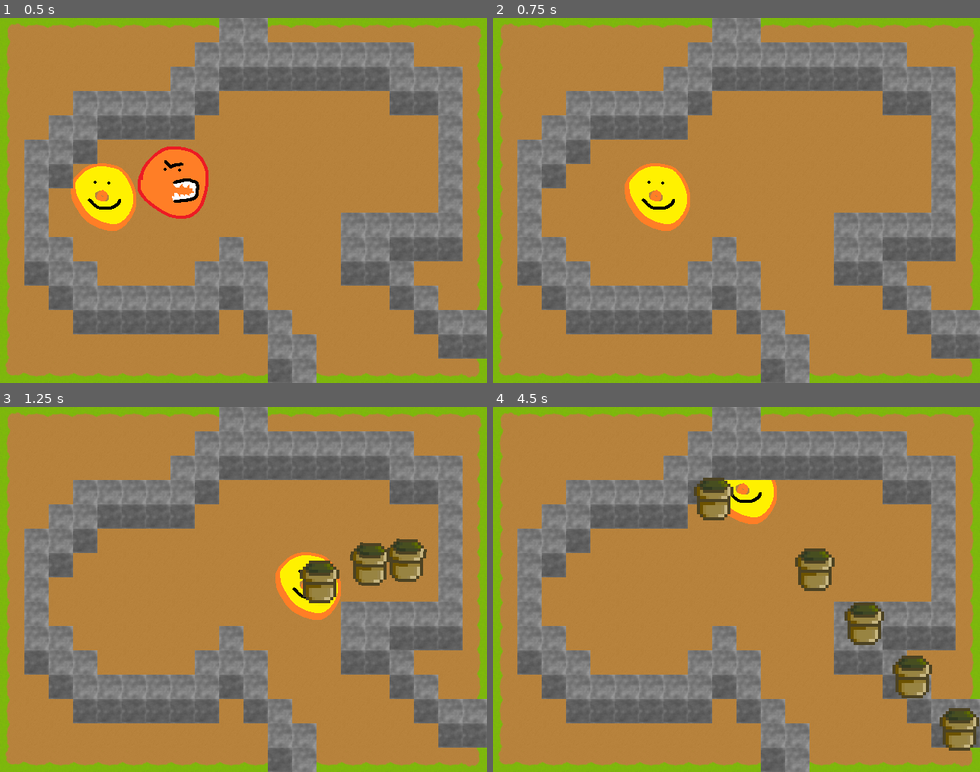
Above: before the commit, frames 1-4 (two rows, left to right).
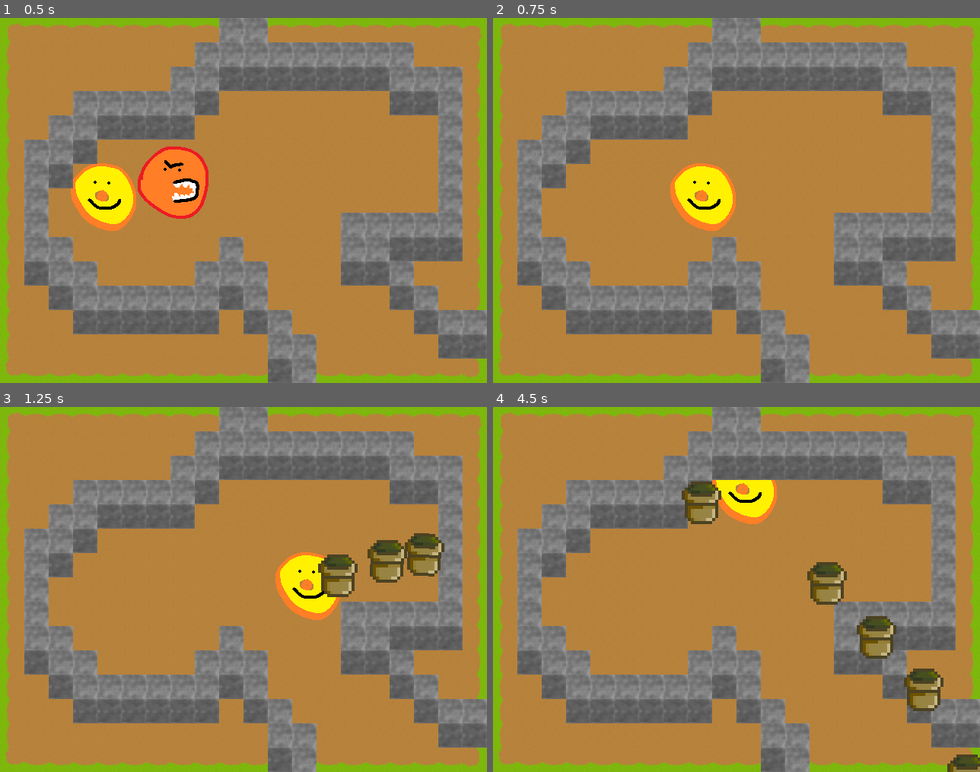
Above: after the commit, the same moments.

Repository: CyborgSquirrel/bepis-mula
Game: Godot game, scene res://Scenes/main.tscn
Two runs of this game, one before a commit and one after it. Both use one fixed random seed, a clock stepped at 60 frames per second and the inputs below.
Inputs (mouse positions are in pixels of both pictures, inside the frame that each line leads up to):
- Up to frame 1 (0.5 s): no input
- Up to frame 2 (0.75 s): move the mouse to (843, 182) at 0.52 s; press the mouse at (843, 182) at 0.53 s; hold D (char_right) from 0.53 s (still down)
- Up to frame 3 (1.25 s): keep holding D (char_right)
- Up to frame 4 (4.5 s): move the mouse to (639, 607) at 1.27 s; release D (char_right) at 1.28 s; release the mouse at (639, 607) at 1.28 s; hold S (char_down) 1.28-2.03 s; click (639, 607) at 1.35 s; move the mouse to (785, 509) at 2.02 s; press the mouse at (785, 509) at 2.03 s; hold D (char_right) 2.03-2.78 s; move the mouse to (712, 662) at 2.77 s; release the mouse at (712, 662) at 2.78 s; hold W (char_up) 2.78-3.53 s; click (712, 662) at 2.85 s; move the mouse to (882, 644) at 3.52 s; press the mouse at (882, 644) at 3.53 s; hold A (char_left) from 3.53 s (still down); move the mouse to (590, 534) at 4.27 s; release the mouse at (590, 534) at 4.28 s; click (590, 534) at 4.35 s

Frame 1 is identical in both runs. In frame 2, 3.3% of the frame differs, in the area x 27-50%, y 39-59%; in frame 3, 2.9%; in frame 4, 5.2%, in the area x 38-100%, y 19-100%.

Commit message:
Prettified shooting

Diff:
--- a/Mini Scenes/player.tscn
+++ b/Mini Scenes/player.tscn
@@ -8,7 +8,7 @@
 custom_solver_bias = 0.0
 radius = 46.0
 
-[node name="Player" type="KinematicBody2D"]
+[node name="Player" type="KinematicBody2D" index="0"]
 
 position = Vector2( 32, 32 )
 input_pickable = false
@@ -32,3 +32,12 @@
 position = Vector2( 2, 0 )
 shape = SubResource( 1 )
 _sections_unfolded = [ "Transform" ]
+
+[node name="Timer" type="Timer" parent="." index="2"]
+
+process_mode = 1
+wait_time = 0.2
+one_shot = true
+autostart = false
+
+[connection signal="timeout" from="Timer" to="." method="_on_Timer_timeout"]
--- a/Scenes/main.tscn
+++ b/Scenes/main.tscn
@@ -5,7 +5,7 @@
 [ext_resource path="res://Mini Scenes/enemy.tscn" type="PackedScene" id=3]
 [ext_resource path="res://Mini Scenes/Foreground.res" type="TileSet" id=4]
 
-[node name="Game" type="Node2D" index="0"]
+[node name="Game" type="Node2D"]
 
 __meta__ = {
 "_edit_lock_": true
--- a/Scripts/Player.gd
+++ b/Scripts/Player.gd
@@ -6,30 +6,18 @@
 # VARIABLES
 const SPEED = 20
 const SHOOT_DELAY = 0.2
+#TODO: move this to pot.gd
 const POT_SPEED = 500
 
-var can_shoot = null
-var timer = null
-
+var can_shoot = true
 
 func _ready():
 	set_physics_process(true)
 	root = get_tree().get_root().get_node("Game")
 
-	can_shoot = false
-
-	# TIMER INITIALIZATION
-	timer = Timer.new()
-	timer.set_one_shot(true)
-	timer.set_wait_time(SHOOT_DELAY)
-	timer.connect("timeout", self, "on_timeout_complete")
-	add_child(timer)
-	timer.start()
-
 # If timer stopped
-func on_timeout_complete():
+func _on_Timer_timeout():
 	can_shoot = true
-
 
 func _movement():
 	var velocity = Vector2()
@@ -39,18 +27,16 @@
 	velocity = input.normalized() * SPEED
 	move_and_collide(velocity)
 
-func _shooting():
-	if Input.is_action_pressed("char_shoot"):
-		var pot_instance = pot.instance()
-		pot_instance.position = position
-		var angle = get_angle_to(get_viewport().get_mouse_position())
-		pot_instance.linear_velocity = Vector2(cos(angle), sin(angle)) * POT_SPEED
-		root.add_child(pot_instance)
-
-	timer.start()
+func _shoot():
+	var pot_instance = pot.instance()
+	pot_instance.position = position
+	var angle = get_angle_to(get_viewport().get_mouse_position())
+	pot_instance.linear_velocity = Vector2(cos(angle), sin(angle)) * POT_SPEED
+	root.add_child(pot_instance)
+	$Timer.start()
 
 func _physics_process(delta):
 	_movement()
-	if can_shoot:
-		_shooting()
+	if Input.is_action_pressed("char_shoot") && can_shoot:
+		_shoot()
 		can_shoot = false
